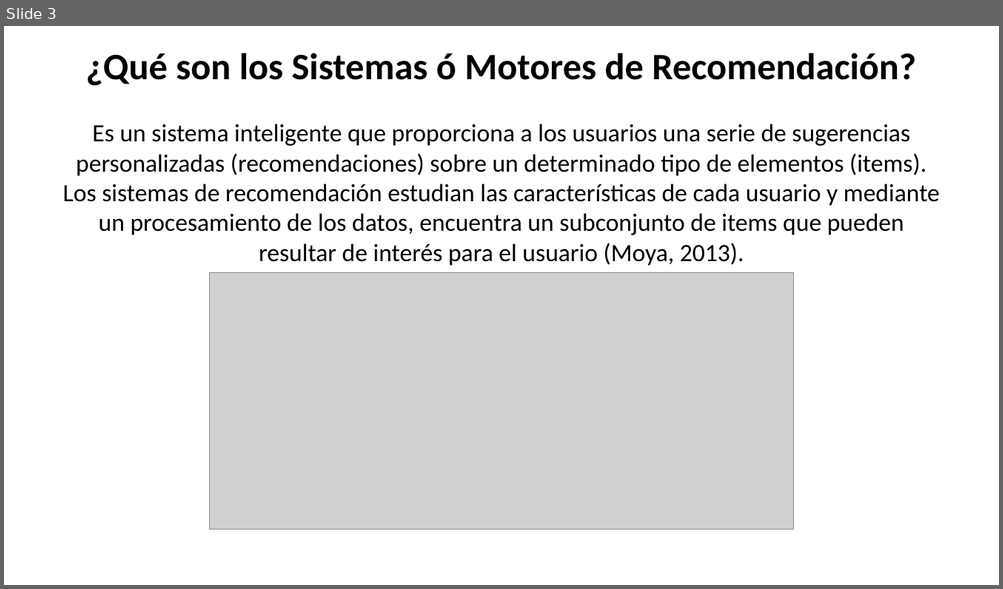
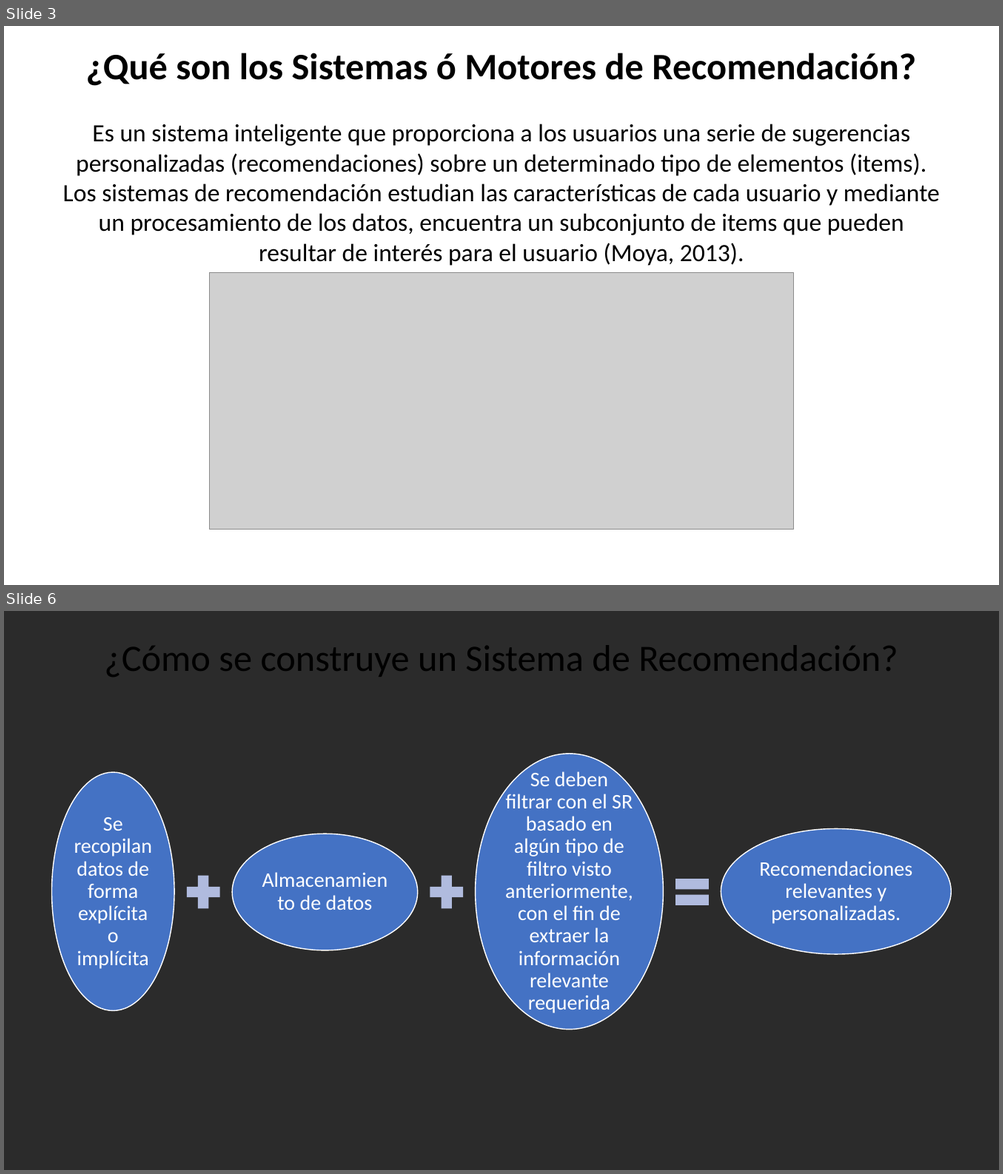
Before and after one commit to osoriopedro/um_fac_ing_semillero_IA, a slide deck: Sistema_Recomendacion/Presentacion_Sistema_Recomendación.pptx. Shown one above the other, each under a label of ours: slide 3 before the commit, slides 3 and 6 after it; the slides between them are not shown. The pictures are 1003x589 and 1003x1174 pixels, drawn with LibreOffice and Linux fonts; fonts in the diff are those of the drawing; grey boxes stand for pictures; background and template pictures are left out; a plain dark background stands for a picture behind light text. Boxes give left, top, right and bottom in pixels: in the first picture for what was removed or moved away, otherwise in the second. Text is boxed around its words. In the diff, an @@ line names an element or a change of style, - is before the commit and + after.

Commit message:
Presentacion_SistemaRecomendacion_Actualizada
Se actualiza presentación sobre Sistemas de Recomendación

```diff
--- a/Sistema_Recomendacion/Presentacion_Sistema_Recomendación.pptx
+++ b/Sistema_Recomendacion/Presentacion_Sistema_Recomendación.pptx
@@ slide 6 added at [4,611,999,1170], background picture (left out) @@
@@ text added at [104,645,897,677], 36 pt, text #000000 @@
+¿Cómo se construye un Sistema de Recomendación?
@@ group added at [52,754,950,1030]: 4 ellipses, 4 texts, 2 plus signs, 1 math equal @@
+Se recopilan datos de forma explícita o implícita
+Almacenamiento de datos
+Se deben filtrar con el SR basado en algún tipo de filtro visto anteriormente, con el fin de extraer la información relevante requerida
+Recomendaciones relevantes y personalizadas.
```
Also in this commit, not shown: 8 slides changed, 10 other slides added.
